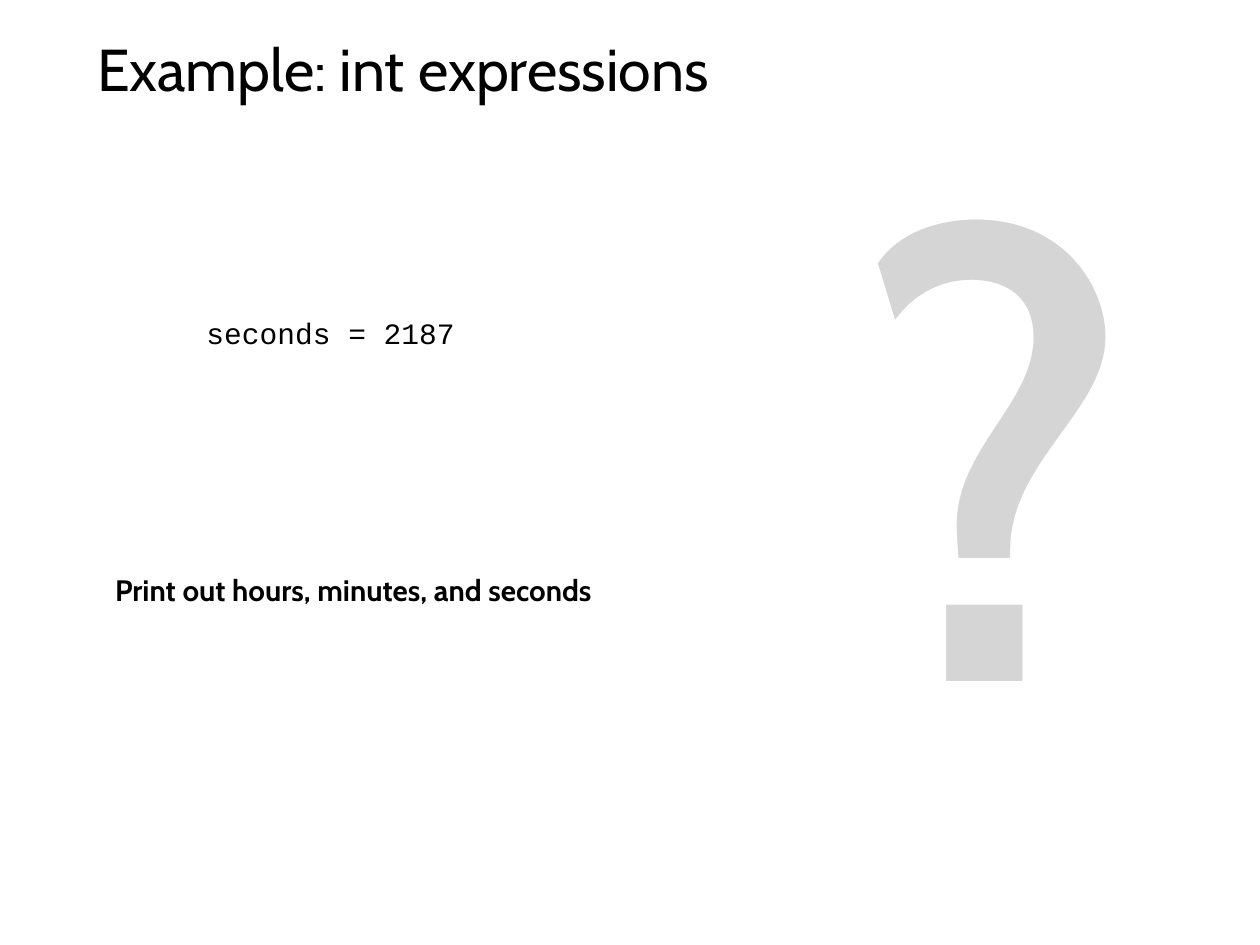
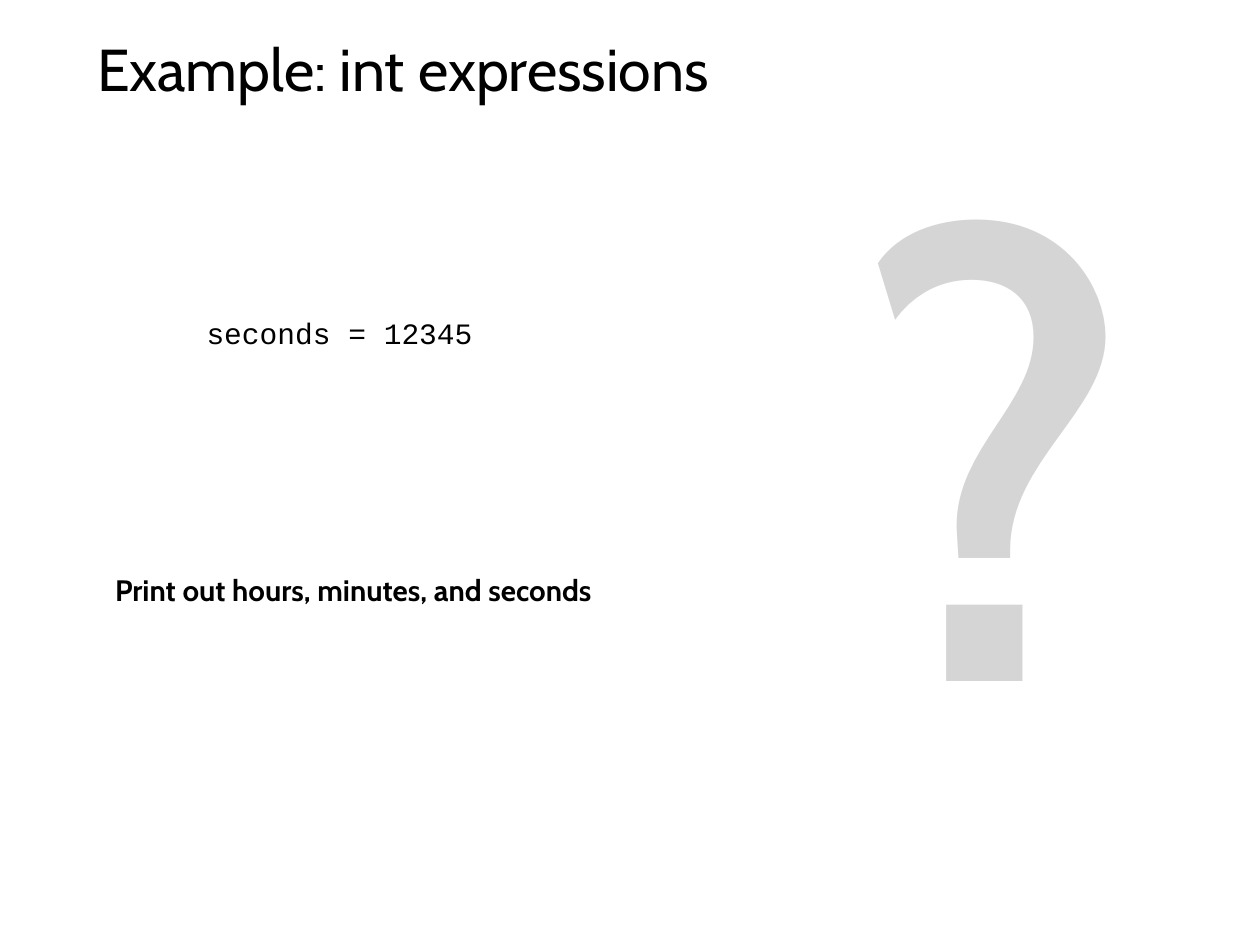
Before and after one commit to tylerharter/caraza-harter-com, a slide deck: slide 40 of tyler/meena/cs220/f21/materials/lec_05_F21.ppt. Drawn at 1260x945 pixels with LibreOffice and Linux fonts; fonts in the diff are those of the drawing. Boxes give left, top, right and bottom in pixels: in the first picture for what was removed or moved away, otherwise in the second. Text is boxed around its words. In the diff, an @@ line names an element or a change of style, - is before the commit and + after.

```diff
--- a/tyler/meena/cs220/f21/materials/lec_05_F21.ppt
+++ b/tyler/meena/cs220/f21/materials/lec_05_F21.ppt
@@ text at (207, 323, 473, 345): text changed @@
-seconds = 2187
+seconds = 12345
```
Also in this commit, not shown: 6 other files.
